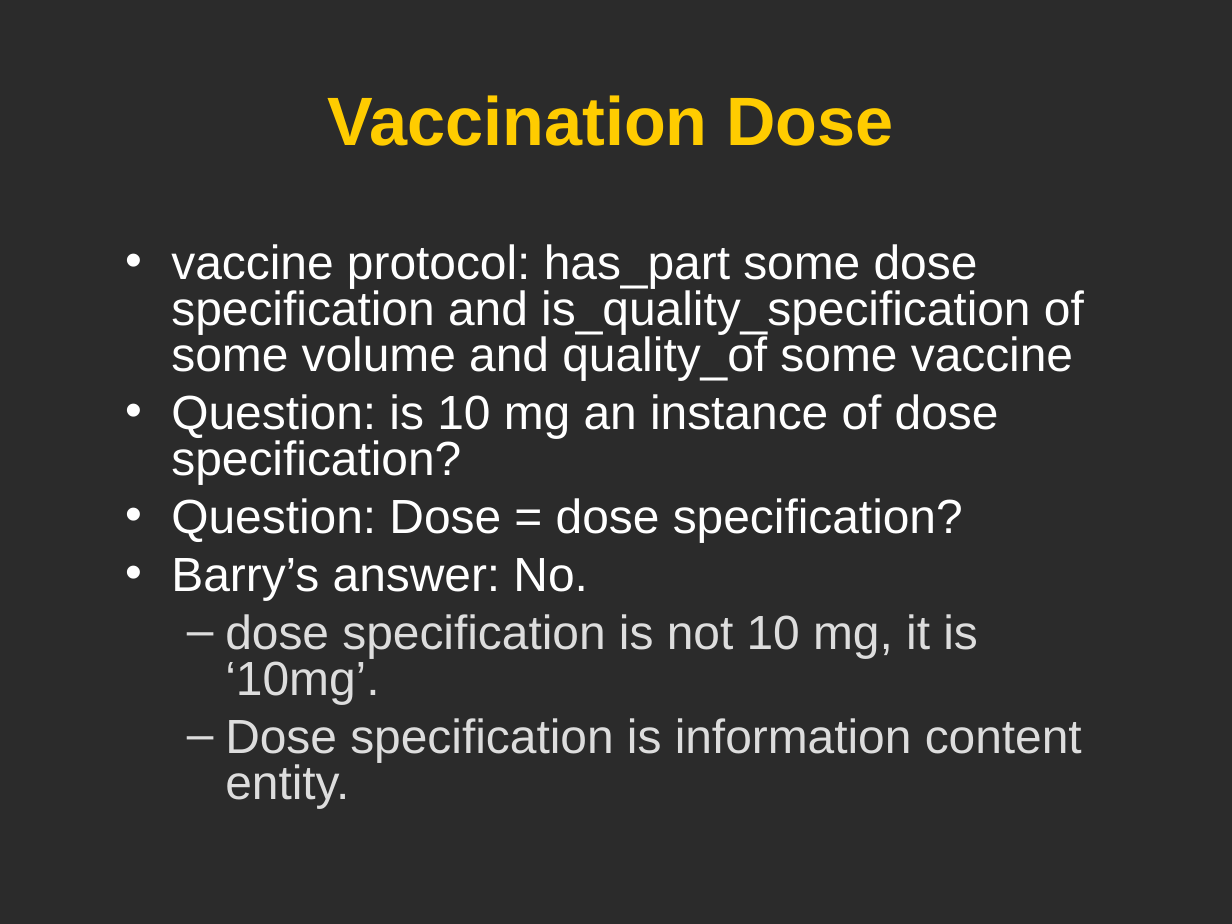
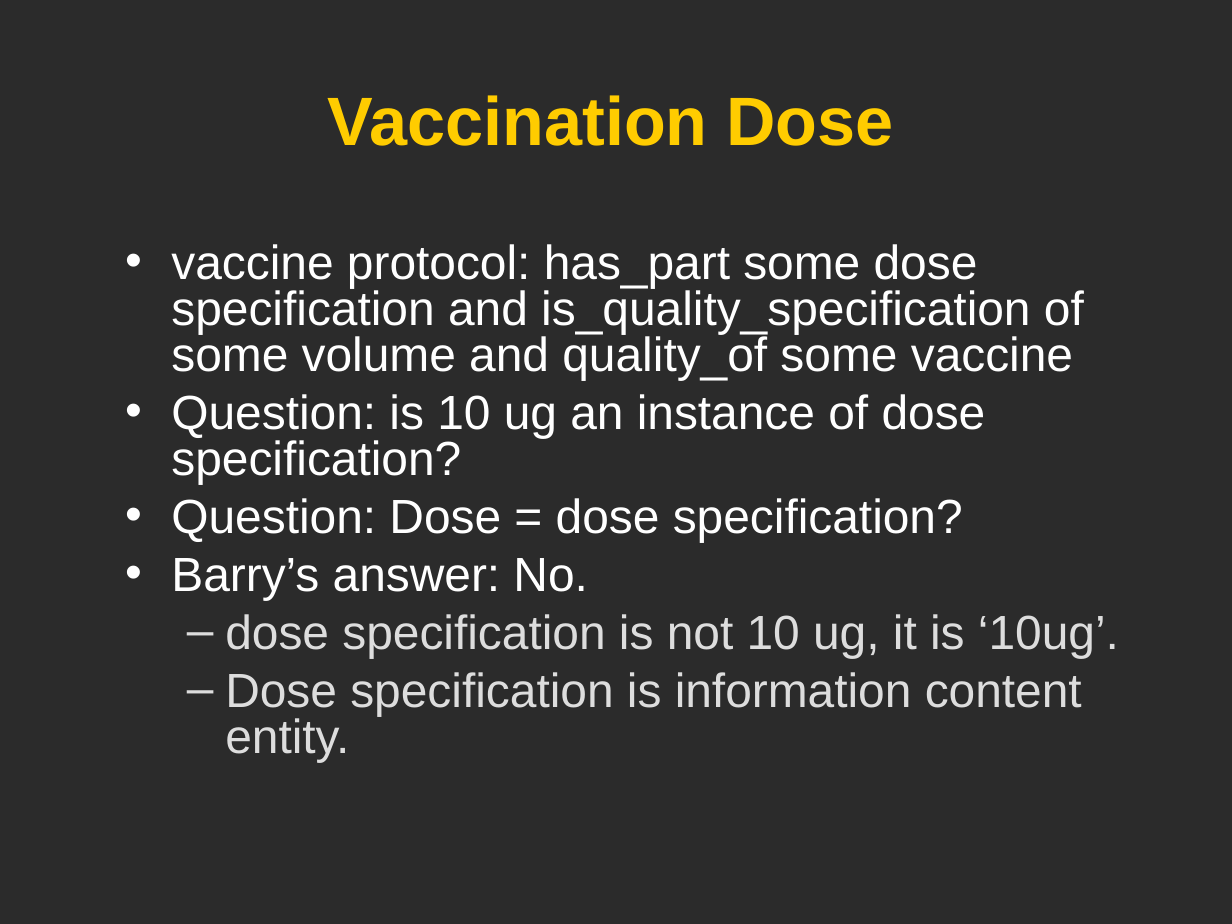
Before and after one commit to obi-ontology/obi-legacy-svn, a slide deck: slide 10 of trunk/docs/developer/use cases/Vaccine_usercase_Vancouver2010.ppt. Drawn at 1232x924 pixels with LibreOffice and Linux fonts; fonts in the diff are those of the drawing; background and template pictures are left out; a plain dark background stands for a picture behind light text. Boxes give left, top, right and bottom in pixels: in the first picture for what was removed or moved away, otherwise in the second. Text is boxed around its words. In the diff, an @@ line names an element or a change of style, - is before the commit and + after.

Commit message:
Updates.

```diff
--- a/trunk/docs/developer/use cases/Vaccine_usercase_Vancouver2010.ppt
+++ b/trunk/docs/developer/use cases/Vaccine_usercase_Vancouver2010.ppt
@@ text at box(171, 394, 986, 484): text changed @@
-• Question: is 10 mg an instance of dose specification?
+• Question: is 10 ug an instance of dose specification?
@@ text at box(225, 614, 1119, 658): text changed @@
-  – dose specification is not 10 mg, it is ‘10mg’.
+  – dose specification is not 10 ug, it is ‘10ug’.
```
